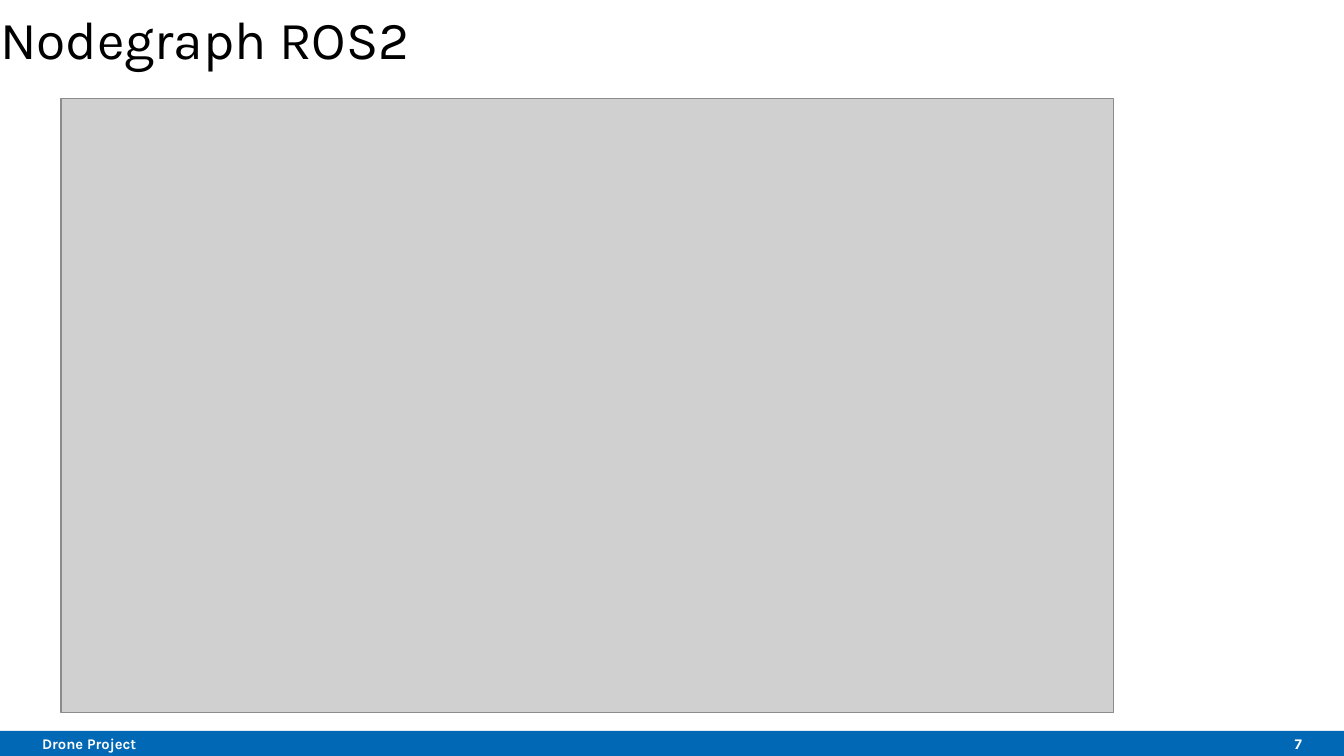
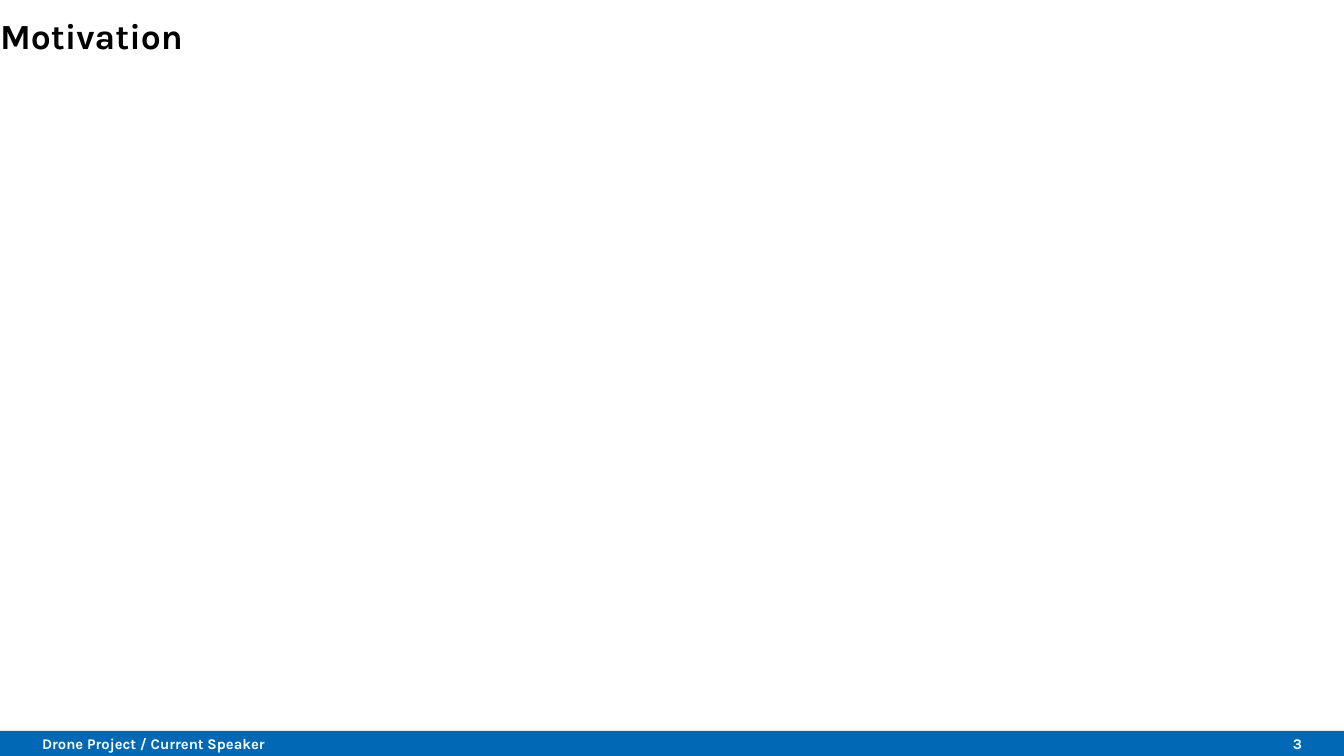
Before and after one commit to Belvin7/Drone_Project_personal-, a slide deck: slide 3 of AMS_Intermediate_Presentation.odp (slide 7 before the commit). Drawn at 1344x756 pixels with LibreOffice and Linux fonts; fonts in the diff are those of the drawing; grey boxes stand for pictures; background and template pictures are left out. Boxes give left, top, right and bottom in pixels: in the first picture for what was removed or moved away, otherwise in the second. Text is boxed around its words. In the diff, an @@ line names an element or a change of style, - is before the commit and + after.

```diff
--- a/AMS_Intermediate_Presentation.odp
+++ b/AMS_Intermediate_Presentation.odp
@@ title at <box>0,24,183,50</box>: text changed; size 28.6 to 18.9 pt; bold on @@
-Nodegraph ROS2
+Motivation
@@ picture removed at <box>60,99,1113,714</box> @@
@@ text at <box>42,738,264,753</box>: text changed @@
-Drone Project
+Drone Project / Current Speaker
@@ page number at <box>1293,739,1302,750</box>: text changed @@
-7
+3
```
Also in this commit, not shown: 12 other slides changed, 3 slides added.
